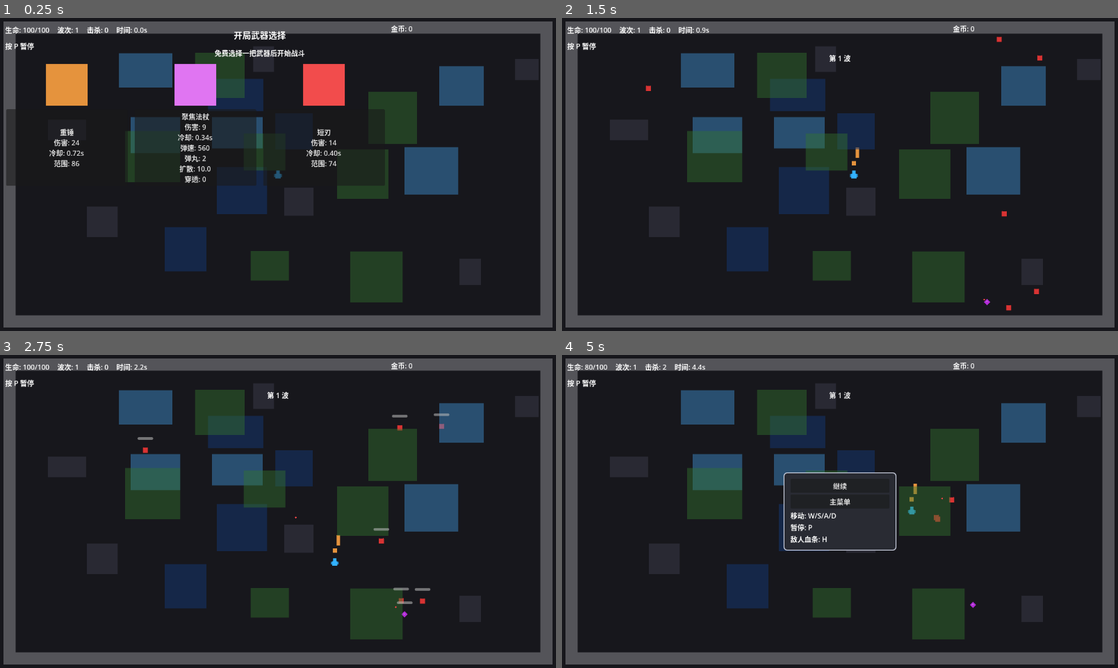
Above: before the commit, frames 1-4 (two rows, left to right).
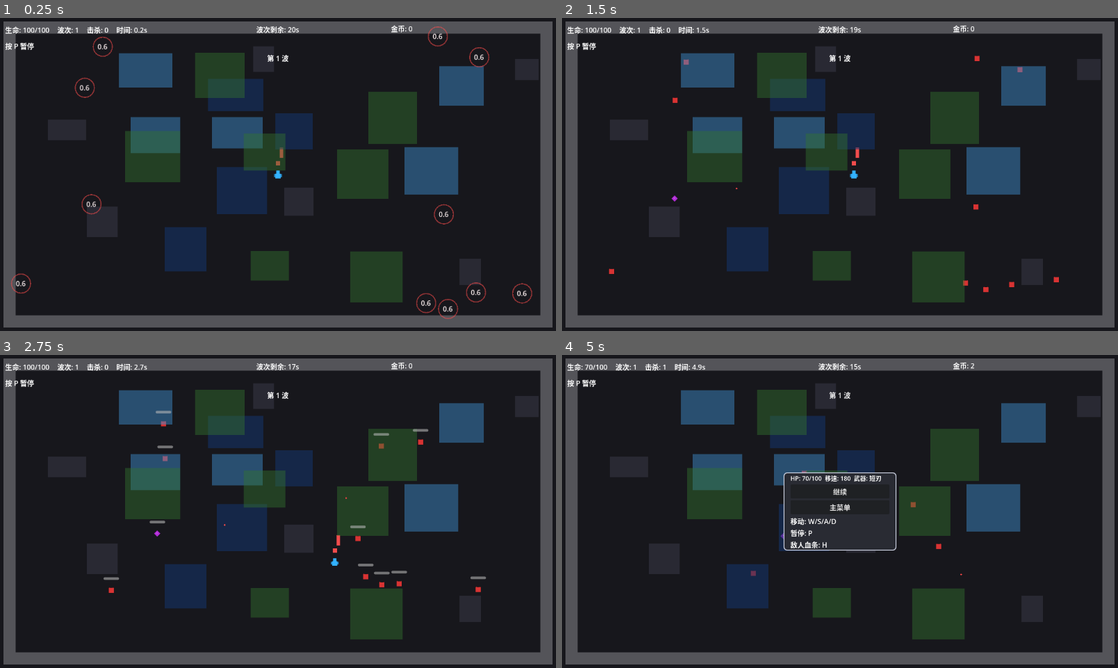
Above: after the commit, the same moments.

Repository: wanwenxin/godot-project-20260214
Game: Godot game, scene res://scenes/game.tscn
The game is run twice, just before and just after one commit, with the same random seed, the same clock (stepped at 60 frames per second) and the same inputs. This scene is started directly instead of the project's main scene.
Inputs (mouse positions are in pixels of both pictures, inside the frame that each line leads up to):
- Up to frame 1 (0.25 s): no input
- Up to frame 2 (1.5 s): click (628, 146) at 0.5 s, where only the run before the commit has a clickable "重锤 伤害: 24 冷却: 0.72s 范围: 86"; tap Enter at 1.25 s; hold D (move_right) from 1.28 s (still down); tap H (toggle_enemy_hp) at 1.35 s
- Up to frame 3 (2.75 s): release D (move_right) at 2.03 s; hold S (move_down) from 2.03 s (still down); tap H (toggle_enemy_hp) at 2.1 s
- Up to frame 4 (5 s): release S (move_down) at 2.78 s; hold D (move_right) 2.78-3.53 s; tap H (toggle_enemy_hp) at 2.85, 3.6, 4.35 s; hold W (move_up) 3.53-4.28 s; hold A (move_left) from 4.28 s (still down); tap P (pause) at 4.9 s

The runs differ from the first frame. In frame 1, 8.6% of the frame differs, in the area x 1-96%, y 2-97%; in frame 2, 0.4%; in frame 3, 0.9%; in frame 4, 1.1%.

Commit message:
优化波次结算逻辑，增加波次时限，

Diff:
--- a/i18n/en-US.json
+++ b/i18n/en-US.json
@@ -22,6 +22,7 @@
   "hud.time": "Time: {value}s",
   "hud.gold": "Gold: {value}",
   "hud.next_wave": "Next Wave: {value}s",
+  "hud.wave_countdown": "Wave: {value}s",
   "hud.wave_banner": "WAVE {wave}",
   "hud.pause_hint": "Press P to Pause",
   "hud.pause_button": "Pause",
@@ -38,6 +39,8 @@
   "pause.key_hint.move": "Move: {keys}",
   "pause.key_hint.pause": "Pause: {key}",
   "pause.key_hint.enemy_hp": "Enemy HP: {key}",
+  "pause.stats": "HP: {hp_current}/{hp_max}  Speed: {speed}  Weapons: {weapons}",
+  "pause.no_weapons": "None",
   "common.close": "Close",
   "settings.title": "Settings",
   "settings.tab.system": "System",
@@ -53,6 +56,7 @@
   "weapon.pick_start_title": "Choose Start Weapon",
   "weapon.pick_start_tip": "Pick one free weapon to begin",
   "weapon.shop_title": "Weapon Shop",
+  "weapon.shop_title_wave": "Wave {wave} Complete · Weapon Shop",
   "weapon.shop_tip": "Gold: {gold}  Slots Left: {capacity}",
   "weapon.start_button": "{name}\n{stats}",
   "weapon.shop_button": "{name}\n{stats}\nCost: {cost}{status}",
--- a/i18n/zh-CN.json
+++ b/i18n/zh-CN.json
@@ -22,6 +22,7 @@
   "hud.time": "时间: {value}s",
   "hud.gold": "金币: {value}",
   "hud.next_wave": "下一波: {value}s",
+  "hud.wave_countdown": "波次剩余: {value}s",
   "hud.wave_banner": "第 {wave} 波",
   "hud.pause_hint": "按 P 暂停",
   "hud.pause_button": "暂停",
@@ -38,6 +39,8 @@
   "pause.key_hint.move": "移动: {keys}",
   "pause.key_hint.pause": "暂停: {key}",
   "pause.key_hint.enemy_hp": "敌人血条: {key}",
+  "pause.stats": "HP: {hp_current}/{hp_max}  移速: {speed}  武器: {weapons}",
+  "pause.no_weapons": "无",
   "common.close": "关闭",
   "settings.title": "设置",
   "settings.tab.system": "系统",
@@ -53,6 +56,7 @@
   "weapon.pick_start_title": "开局武器选择",
   "weapon.pick_start_tip": "免费选择一把武器后开始战斗",
   "weapon.shop_title": "武器商店",
+  "weapon.shop_title_wave": "第 {wave} 波完成 · 武器商店",
   "weapon.shop_tip": "金币: {gold}  剩余槽位: {capacity}",
   "weapon.start_button": "{name}\n{stats}",
   "weapon.shop_button": "{name}\n{stats}\n价格: {cost}{status}",
--- a/scripts/bullet.gd
+++ b/scripts/bullet.gd
@@ -17,6 +17,7 @@
 
 
 func _ready() -> void:
+	add_to_group("bullets")
 	# 子弹在 layer_3，仅与目标层发生重叠检测。
 	collision_layer = 1 << 2
 	collision_mask = 1 if hit_player else 2
--- a/scripts/game.gd
+++ b/scripts/game.gd
@@ -69,9 +69,9 @@
 	wave_manager.wave_started.connect(_on_wave_started)
 	wave_manager.kill_count_changed.connect(_on_kill_count_changed)
 	wave_manager.wave_cleared.connect(_on_wave_cleared)
+	wave_manager.wave_countdown_changed.connect(hud.set_wave_countdown)
 	wave_manager.intermission_started.connect(_on_intermission_started)
 	hud.upgrade_selected.connect(_on_upgrade_selected)
-	hud.start_weapon_selected.connect(_on_start_weapon_selected)
 	hud.weapon_shop_selected.connect(_on_weapon_shop_selected)
 	hud.mobile_move_changed.connect(_on_mobile_move_changed)
 	hud.pause_pressed.connect(_toggle_pause)
@@ -83,9 +83,11 @@
 	hud.set_health(int(player.current_health), int(player.max_health))
 	hud.set_currency(GameManager.run_currency)
 
-	# 进入游戏默认隐藏暂停菜单。
+	# 进入游戏默认隐藏暂停菜单。商店仅在波次完成后出现，开局装备默认武器后直接开始波次。
 	pause_menu.set_visible_menu(false)
-	_start_weapon_pick()
+	_equip_weapon_to_player("blade_short", false)
+	_waves_initialized = true
+	wave_manager.setup(player)
 
 
 func _process(delta: float) -> void:
@@ -134,11 +136,24 @@
 func _on_wave_started(wave: int) -> void:
 	hud.set_wave(wave)
 	hud.show_wave_banner(wave)
+	if is_instance_valid(player):
+		player.global_position = get_viewport_rect().get_center()
 	AudioManager.play_wave_start()
 
 
+func _clear_remaining_enemies_and_bullets() -> void:
+	# 波次结束时清除未击败的敌人与所有飞行子弹。
+	for enemy in get_tree().get_nodes_in_group("enemies"):
+		if is_instance_valid(enemy):
+			enemy.queue_free()
+	for node in get_tree().get_nodes_in_group("bullets"):
+		if is_instance_valid(node):
+			node.queue_free()
+
+
 func _on_wave_cleared(_wave: int) -> void:
-	# 波次清场后进行恢复与升级，再进入下一波倒计时。
+	# 波次清场：清除剩余敌人与所有子弹，再进行恢复与升级。
+	_clear_remaining_enemies_and_bullets()
 	if not is_instance_valid(player):
 		return
 	player.heal(int(maxf(8.0, player.max_health * 0.12)))
@@ -191,6 +206,11 @@
 	SaveManager.set_settings(settings)
 
 
+func get_player_for_pause() -> Node:
+	# 供暂停菜单获取玩家引用以展示数值与装备。
+	return player if is_instance_valid(player) else null
+
+
 func restart_game() -> void:
 	get_tree().paused = false
 	get_tree().reload_current_scene()
@@ -235,7 +255,7 @@
 		_finish_wave_settlement()
 		return
 	_set_ui_modal_active(true)
-	hud.show_weapon_shop(_pending_shop_weapon_options, GameManager.run_currency, player.get_weapon_capacity_left())
+	hud.show_weapon_shop(_pending_shop_weapon_options, GameManager.run_currency, player.get_weapon_capacity_left(), wave_manager.current_wave)
 
 
 func _on_intermission_started(duration: float) -> void:
--- a/scripts/ui/hud.gd
+++ b/scripts/ui/hud.gd
@@ -20,6 +20,7 @@
 @onready var menu_btn: Button = $Root/GameOverPanel/VBoxContainer/MenuButton
 
 var _intermission_label: Label
+var _wave_countdown_label: Label
 var _currency_label: Label
 var _wave_banner: Label
 var _upgrade_panel: Panel
@@ -114,6 +115,14 @@
 		return
 	_intermission_label.visible = true
 	_intermission_label.text = LocalizationManager.tr_key("hud.next_wave", {"value": "%.1f" % seconds_left})
+
+
+func set_wave_countdown(seconds_left: float) -> void:
+	if seconds_left <= 0.0:
+		_wave_countdown_label.visible = false
+		return
+	_wave_countdown_label.visible = true
+	_wave_countdown_label.text = LocalizationManager.tr_key("hud.wave_countdown", {"value": "%.0f" % seconds_left})
 
 
 func show_wave_banner(wave: int) -> void:
@@ -176,11 +185,14 @@
 	_fill_weapon_buttons(options, false, 0, 0)
 
 
-func show_weapon_shop(options: Array[Dictionary], current_gold: int, capacity_left: int) -> void:
+func show_weapon_shop(options: Array[Dictionary], current_gold: int, capacity_left: int, completed_wave: int = 0) -> void:
 	_weapon_mode = "shop"
 	_show_modal_backdrop(true)
 	_weapon_panel.visible = true
-	_weapon_title_label.text = LocalizationManager.tr_key("weapon.shop_title")
+	if completed_wave > 0:
+		_weapon_title_label.text = LocalizationManager.tr_key("weapon.shop_title_wave", {"wave": completed_wave})
+	else:
+		_weapon_title_label.text = LocalizationManager.tr_key("weapon.shop_title")
 	_weapon_tip_label.text = LocalizationManager.tr_key("weapon.shop_tip", {"gold": current_gold, "capacity": capacity_left})
 	_fill_weapon_buttons(options, true, current_gold, capacity_left)
 
@@ -235,6 +247,19 @@
 	_intermission_label.position = Vector2(12, 82)
 	_intermission_label.text = "Next Wave: 0.0s"
 	root.add_child(_intermission_label)
+
+	_wave_countdown_label = Label.new()
+	_wave_countdown_label.anchors_preset = Control.PRESET_TOP_WIDE
+	_wave_countdown_label.anchor_left = 0.5
+	_wave_countdown_label.anchor_right = 0.5
+	_wave_countdown_label.offset_left = -60
+	_wave_countdown_label.offset_right = 60
+	_wave_countdown_label.offset_top = 14
+	_wave_countdown_label.offset_bottom = 36
+	_wave_countdown_label.horizontal_alignment = HORIZONTAL_ALIGNMENT_CENTER
+	_wave_countdown_label.text = ""
+	_wave_countdown_label.visible = false
+	root.add_child(_wave_countdown_label)
 
 	_wave_banner = Label.new()
 	_wave_banner.anchors_preset = Control.PRESET_CENTER_TOP
--- a/scripts/ui/pause_menu.gd
+++ b/scripts/ui/pause_menu.gd
@@ -5,17 +5,20 @@
 # - MainMenu: 返回主菜单
 @onready var panel: Panel = $Root/Panel
 @onready var root: Control = $Root
+@onready var vbox: VBoxContainer = $Root/Panel/VBoxContainer
 @onready var resume_btn: Button = $Root/Panel/VBoxContainer/ResumeButton
 @onready var menu_btn: Button = $Root/Panel/VBoxContainer/MainMenuButton
 @onready var key_hints_label: Label = $Root/Panel/VBoxContainer/KeyHintsLabel
 
 var _fullscreen_backdrop: ColorRect
+var _stats_label: Label
 
 
 func _ready() -> void:
 	# Root 全屏容器默认不拦截输入，避免在面板隐藏时吞掉 HUD 点击。
 	root.mouse_filter = Control.MOUSE_FILTER_IGNORE
 	_ensure_fullscreen_backdrop()
+	_build_stats_label()
 	# 仅可见的暂停面板负责接收点击。
 	panel.mouse_filter = Control.MOUSE_FILTER_STOP
 	_apply_panel_style()
@@ -32,6 +35,7 @@
 		_fullscreen_backdrop.visible = value
 	if value:
 		_refresh_key_hints()
+		_refresh_stats_from_game()
 
 
 func _on_resume_pressed() -> void:
@@ -54,6 +58,46 @@
 
 func _on_language_changed(_language_code: String) -> void:
 	_apply_localized_texts()
+
+
+func set_player_stats(hp_current: int, hp_max: int, speed: float, weapon_ids: Array[String]) -> void:
+	# 供 Game 在打开暂停页时传入玩家数值与装备。
+	if _stats_label == null:
+		return
+	var weapon_names: Array[String] = []
+	for id in weapon_ids:
+		var name_key := "weapon.%s.name" % id
+		weapon_names.append(LocalizationManager.tr_key(name_key))
+	var weapons_text := ", ".join(weapon_names) if not weapon_names.is_empty() else LocalizationManager.tr_key("pause.no_weapons")
+	_stats_label.text = LocalizationManager.tr_key("pause.stats", {
+		"hp_current": hp_current,
+		"hp_max": hp_max,
+		"speed": int(speed),
+		"weapons": weapons_text
+	})
+
+
+func _build_stats_label() -> void:
+	_stats_label = Label.new()
+	_stats_label.name = "StatsLabel"
+	_stats_label.autowrap_mode = TextServer.AUTOWRAP_WORD_SMART
+	_stats_label.add_theme_font_size_override("font_size", 14)
+	vbox.add_child(_stats_label)
+	vbox.move_child(_stats_label, 0)
+
+
+func _refresh_stats_from_game() -> void:
+	var game := get_tree().current_scene
+	if game == null or not game.has_method("get_player_for_pause"):
+		if _stats_label:
+			_stats_label.text = ""
+		return
+	var p = game.get_player_for_pause()
+	if p == null or not is_instance_valid(p):
+		if _stats_label:
+			_stats_label.text = ""
+		return
+	set_player_stats(int(p.current_health), int(p.max_health), p.base_speed, p.get_equipped_weapon_ids())
 
 
 func _refresh_key_hints() -> void:
--- a/scripts/wave_manager.gd
+++ b/scripts/wave_manager.gd
@@ -9,7 +9,10 @@
 signal kill_count_changed(kills: int)
 # 交给 HUD 显示“下一波倒计时”。
 signal intermission_started(duration: float)
-
+# 当前波次剩余时间，供 HUD 正上方显示；倒计时归零时视为波次结束。
+signal wave_countdown_changed(seconds_left: float)
+
+@export var wave_duration := 20.0
 @export var melee_scene: PackedScene
 @export var ranged_scene: PackedScene
 @export var tank_scene: PackedScene = preload("res://scenes/enemies/enemy_tank.tscn")
@@ -38,6 +41,8 @@
 var _rng := RandomNumberGenerator.new()
 var _player_ref: Node2D
 var _viewport_size := Vector2(1280, 720)
+var _wave_countdown_left := 0.0
+var _wave_cleared_emitted := false
 
 @onready var intermission_timer: Timer = $IntermissionTimer
 
@@ -72,18 +77,31 @@
 	return intermission_timer.time_left
 
 
+func _process(delta: float) -> void:
+	if _wave_countdown_left <= 0.0 or _wave_cleared_emitted:
+		return
+	# 限制单帧扣减，避免首帧/切回标签页时 delta 过大导致倒计时瞬间归零、波次提前结束
+	var capped_delta := minf(delta, 0.5)
+	_wave_countdown_left = maxf(0.0, _wave_countdown_left - capped_delta)
+	emit_signal("wave_countdown_changed", _wave_countdown_left)
+	if _wave_countdown_left <= 0.0:
+		_try_emit_wave_cleared()
+
+
 func _start_next_wave() -> void:
 	if is_spawning:
 		return
 	intermission_timer.stop()
 	is_spawning = true
+	_wave_cleared_emitted = false
+	_wave_countdown_left = wave_duration
 	current_wave += 1
 	pending_spawn_count = 0
 	emit_signal("wave_started", current_wave)
 	_current_intermission = 0.0
 
 	# 简单难度曲线：总量随波次上升，远程占比逐渐提高。
-	var total_to_spawn: int = 5 + current_wave * 2
+	var total_to_spawn: int = 8 + current_wave * 3
 	var ranged_count: int = maxi(1, int(current_wave * 0.45))
 	var tank_count: int = 0
 	if current_wave >= 4:
@@ -182,7 +200,16 @@
 	_try_spawn_drop(enemy)
 	_try_spawn_boss_bonus_drop(enemy)
 	if living_enemy_count <= 0 and pending_spawn_count <= 0:
-		emit_signal("wave_cleared", current_wave)
+		_try_emit_wave_cleared()
+
+
+func _try_emit_wave_cleared() -> void:
+	if _wave_cleared_emitted:
+		return
+	_wave_cleared_emitted = true
+	living_enemy_count = 0
+	pending_spawn_count = 0
+	emit_signal("wave_cleared", current_wave)
 
 
 func _try_spawn_drop(enemy: Node) -> void:
@@ -190,7 +217,7 @@
 		return
 	var r := _rng.randf()
 	if r < coin_drop_chance and coin_pickup_scene != null:
-		var coin_value := 1 + int(current_wave / 4.0)
+		var coin_value := 2 + int(current_wave / 3.0)
 		_spawn_coin_drop(enemy.global_position, coin_value)
 	elif r < coin_drop_chance + heal_drop_chance and heal_pickup_scene != null:
 		var heal := heal_pickup_scene.instantiate()
@@ -206,7 +233,7 @@
 		return
 	var extra_count := _rng.randi_range(boss_bonus_coin_count.x, boss_bonus_coin_count.y)
 	for i in range(extra_count):
-		var bonus_value := 3 + int(current_wave / 5.0)
+		var bonus_value := 5 + int(current_wave / 4.0)
 		var offset := Vector2(_rng.randf_range(-20.0, 20.0), _rng.randf_range(-18.0, 18.0))
 		_spawn_coin_drop(enemy.global_position + offset, bonus_value)
 
Not shown, changed: docs/DEVELOPER_GUIDE.md
